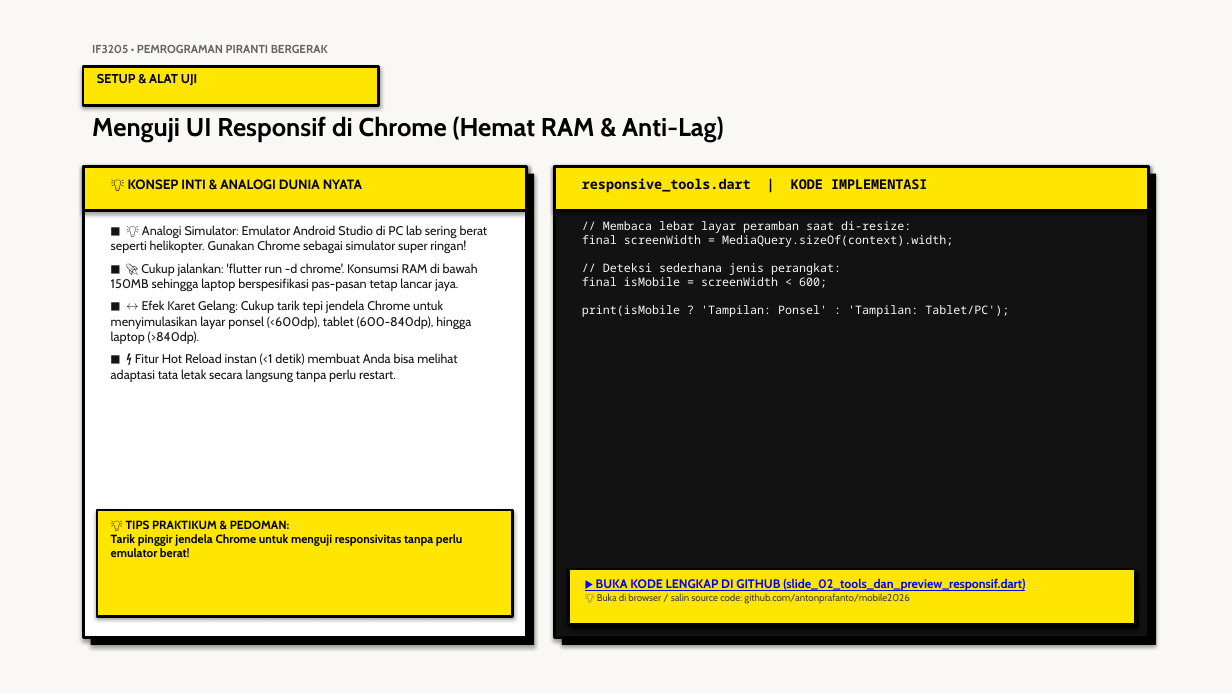
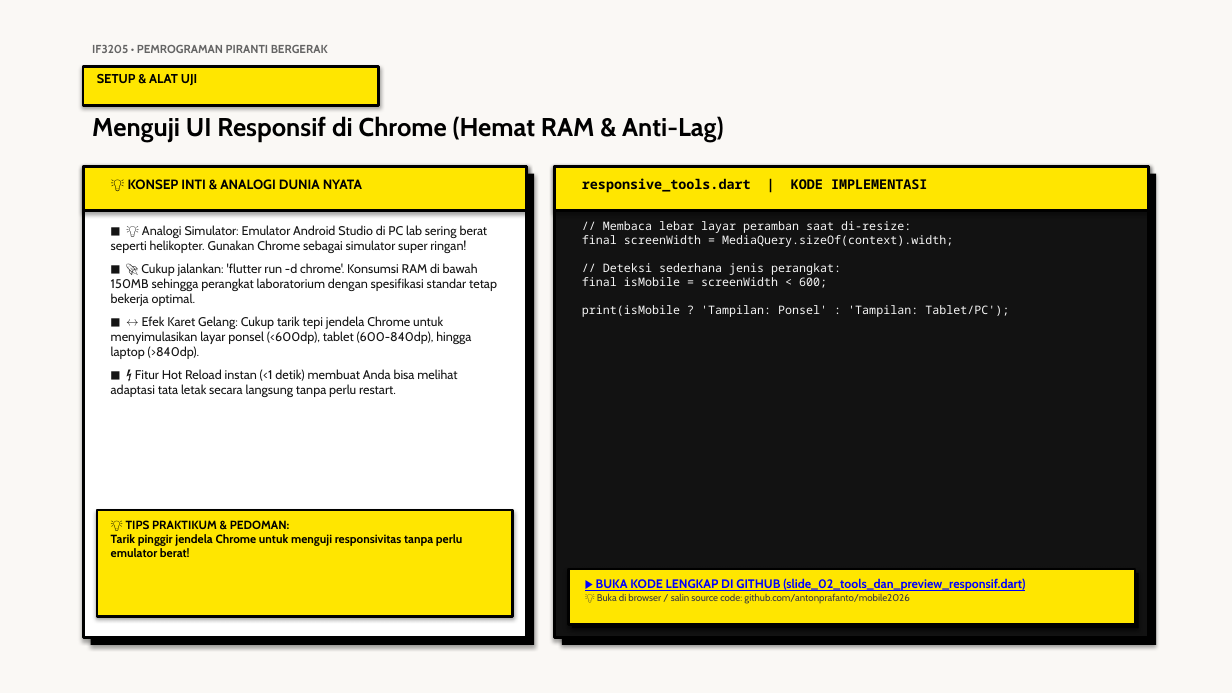
Before and after one commit to antonprafanto/mobile2026, a slide deck: slide 2 of 03_slide_presentasi/PERTEMUAN_05_Material3_dan_Responsive_UI.pptx. Drawn at 1232x693 pixels with LibreOffice and Linux fonts; fonts in the diff are those of the drawing. Boxes give left, top, right and bottom in pixels: in the first picture for what was removed or moved away, otherwise in the second. Text is boxed around its words. In the diff, an @@ line names an element or a change of style, - is before the commit and + after.

Commit message:
docs & refactor: lengkapi README panduan mandiri P1-P6 dan standarisasi narasi akademis formal di seluruh slide PPTX

```diff
--- a/03_slide_presentasi/PERTEMUAN_05_Material3_dan_Responsive_UI.pptx
+++ b/03_slide_presentasi/PERTEMUAN_05_Material3_dan_Responsive_UI.pptx
@@ text at box(111, 263, 497, 306): text changed @@
-■ 🚀 Cukup jalankan: 'flutter run -d chrome'. Konsumsi RAM di bawah 150MB sehingga laptop berspesifikasi pas-pasan tetap lancar jaya.
+■ 🚀 Cukup jalankan: 'flutter run -d chrome'. Konsumsi RAM di bawah 150MB sehingga perangkat laboratorium dengan spesifikasi standar tetap bekerja optimal.
```
Also in this commit, not shown: 3 other slides changed, 22 other files.
